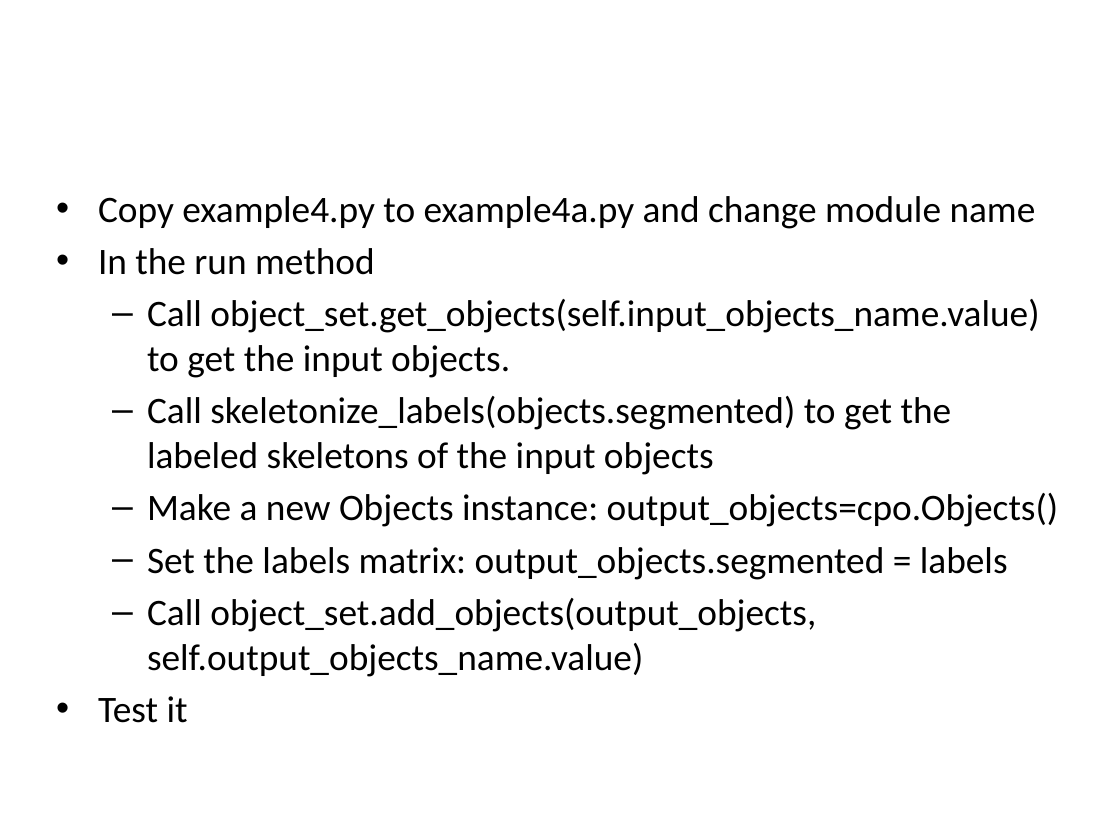
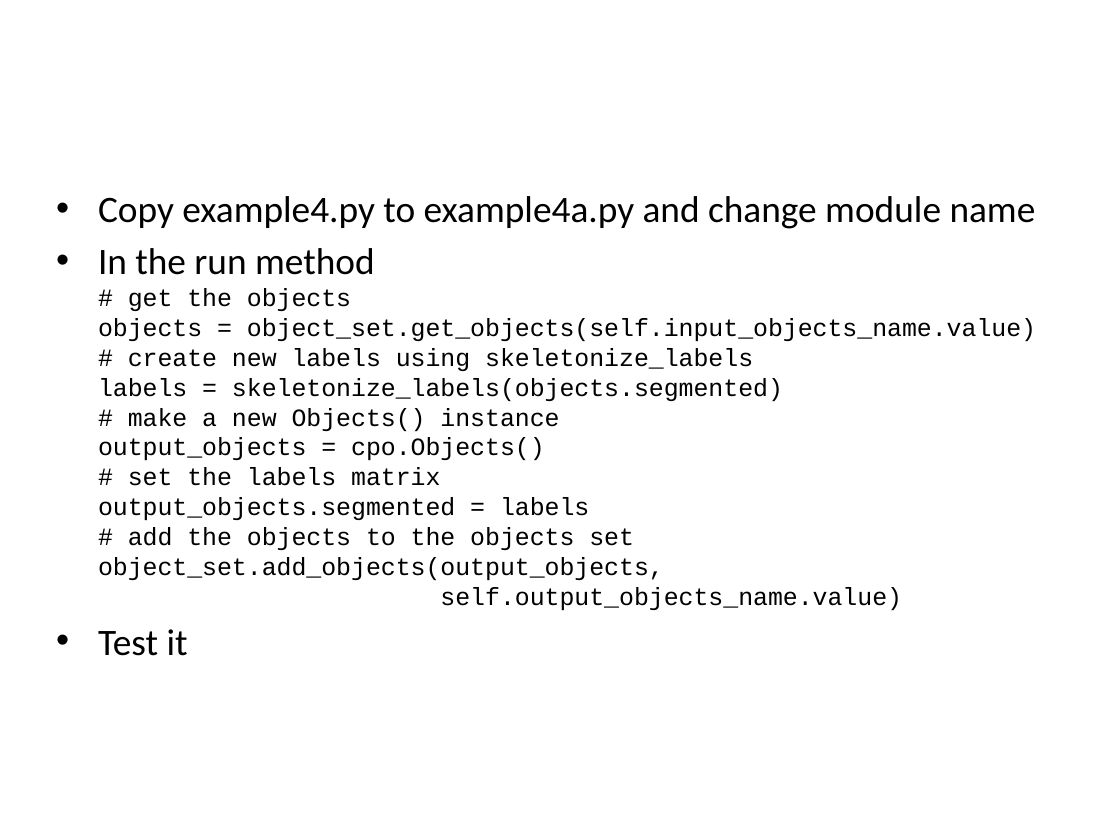
Before and after one commit to bethac07/tutorial, a slide deck: slide 23 of CellProfiler_Developer_Tutorial.pptx. Drawn at 1120x840 pixels with LibreOffice and Linux fonts; fonts in the diff are those of the drawing; background and template pictures are left out. Boxes give left, top, right and bottom in pixels: in the first picture for what was removed or moved away, otherwise in the second. Text is boxed around its words. In the diff, an @@ line names an element or a change of style, - is before the commit and + after.

```diff
--- a/CellProfiler_Developer_Tutorial.pptx
+++ b/CellProfiler_Developer_Tutorial.pptx
@@ text at [98, 248, 1036, 610]: text changed; size 24 to 16 pt; font Calibri to Courier New @@
-• In the run method
-  – Call object_set.get_objects(self.input_objects_name.value) to get the input objects.
-  – Call skeletonize_labels(objects.segmented) to get the labeled skeletons of the input objects
-  – Make a new Objects instance: output_objects=cpo.Objects()
-  – Set the labels matrix: output_objects.segmented = labels
-  – Call object_set.add_objects(output_objects, self.output_objects_name.value)
+• In the run method
+  # get the objects
+  objects = object_set.get_objects(self.input_objects_name.value)
+  # create new labels using skeletonize_labels
+  labels = skeletonize_labels(objects.segmented)
+  # make a new Objects() instance
+  output_objects = cpo.Objects()
+  # set the labels matrix
+  output_objects.segmented = labels
+  # add the objects to the objects set
+  object_set.add_objects(output_objects,
+  self.output_objects_name.value)
```
Also in this commit, not shown: 1 other slide changed.
